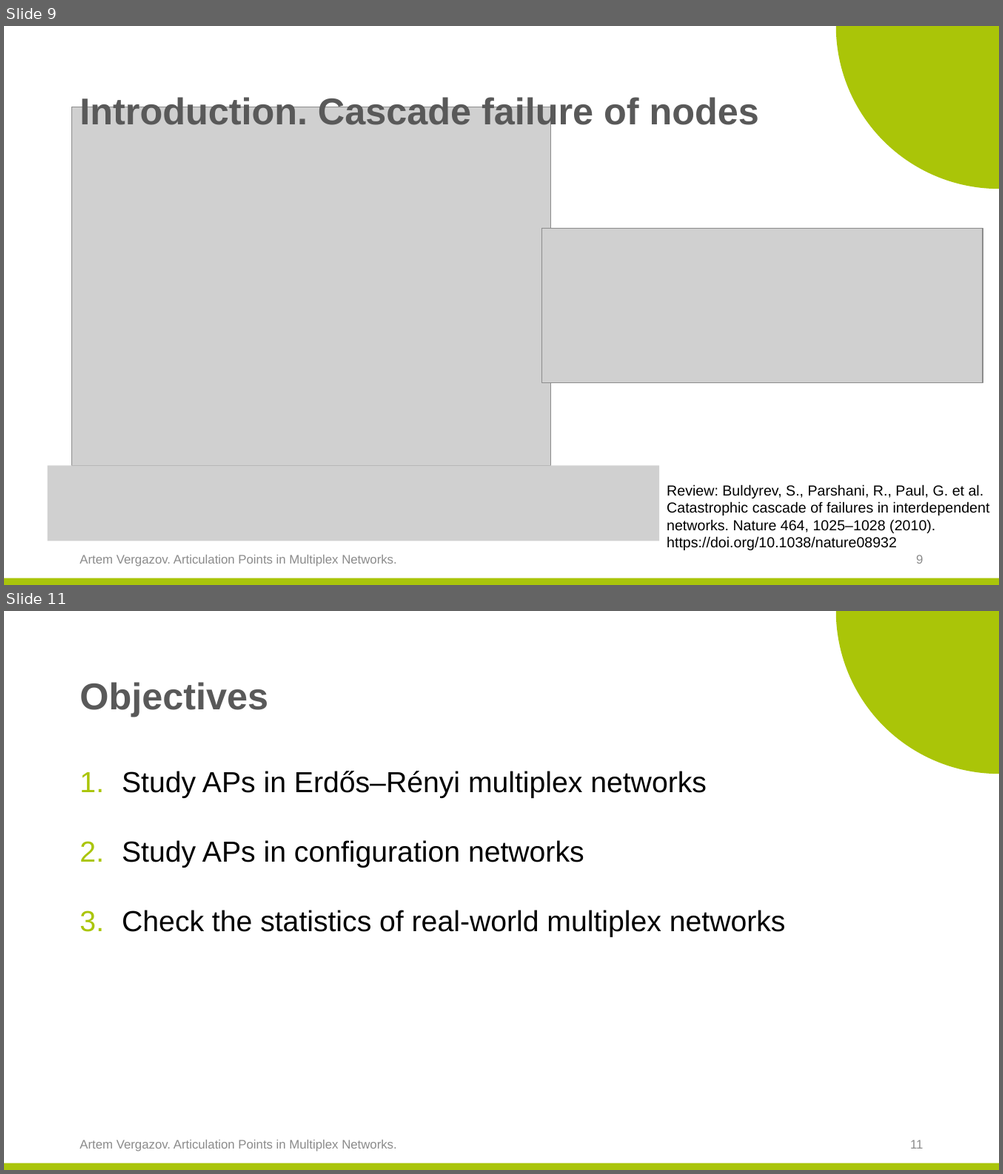
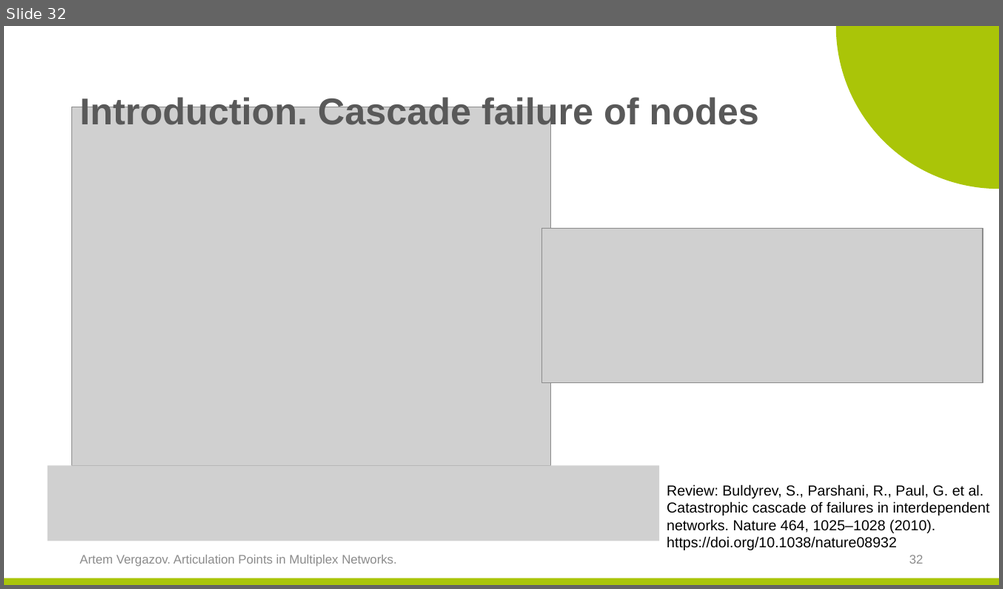
Before and after one commit to ArtemVergazov/ap_in_multiplex_networks, a slide deck: msc_predefense_template/Artem_Vergazov_predefense_April.pptx. Shown one above the other, each under a label of ours: slides 9 and 11 before the commit, slide 32 after it; the slides between them are not shown. The pictures are 1003x1174 and 1003x589 pixels, drawn with LibreOffice and Linux fonts; fonts in the diff are those of the drawing; grey boxes stand for pictures; background and template pictures are left out. Boxes give left, top, right and bottom in pixels: in the first picture for what was removed or moved away, otherwise in the second. Text is boxed around its words. In the diff, an @@ line names an element or a change of style, - is before the commit and + after.

```diff
--- a/msc_predefense_template/Artem_Vergazov_predefense_April.pptx
+++ b/msc_predefense_template/Artem_Vergazov_predefense_April.pptx
@@ slide 11 removed at <box>4,611,999,1170</box>, background #FFFFFF; not listed: 2 template elements that a slide beside it also shows @@
@@ title removed at <box>79,682,268,717</box> @@
-Objectives
@@ text removed at <box>122,771,785,937</box> @@
-1. Study APs in Erdős–Rényi multiplex networks
-2. Study APs in configuration networks
-3. Check the statistics of real-world multiplex networks
@@ text removed at <box>79,1140,397,1152</box> @@
-Artem Vergazov. Articulation Points in Multiplex Networks.
@@ page number removed at <box>910,1140,922,1149</box> @@
-11
@@ what was slide 9 is now slide 32 @@
@@ page number at <box>909,555,923,564</box>: text changed @@
-9
+32
```
Also in this commit, not shown: 8 slides changed, 15 slides added, 3 other slides removed, 43 other files.
